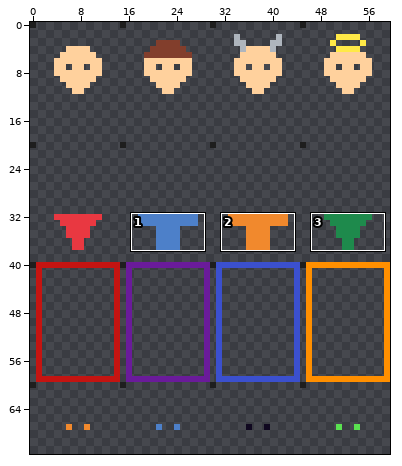
Sprite sheet, stored at static/img/Parts.png. Above: a wide view before the commit, with the close-up outlined.
Close-up. Old version:
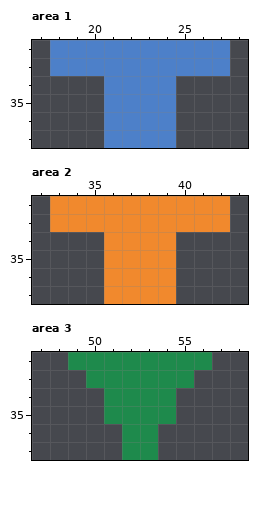
The file is 60x80 pixels. Shown: area 1: x 17..28, y 32..37; area 2: x 32..43, y 32..37; area 3: x 47..58, y 32..37. The wide view leaves out empty margins. The commit also changed other parts of the picture, which this record leaves out.
Now the later version:
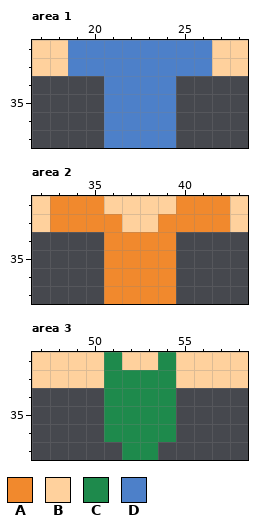
Palette (. is transparent): A #f1892d  B #ffd19d  C #1e8a4c  D #4d80c9
From old to new:
--- area 1
@@ x 17..28 @@
-32 .DDDDDDDDDD.
-33 .DDDDDDDDDD.
+32 BBDDDDDDDDBB
+33 BBDDDDDDDDBB
 34 ....DDDD....
--- area 2
@@ x 32..43 @@
-32 .AAAAAAAAAA.
-33 .AAAAAAAAAA.
+32 BAAABBBBAAAB
+33 BAAAABBAAAAB
 34 ....AAAA....
--- area 3
@@ x 47..58 @@
-32 ..CCCCCCCC..
-33 ...CCCCCC...
+32 BBBBCBBCBBBB
+33 BBBBCCCCBBBB
 34 ....CCCC....
 35 ....CCCC....
-36 .....CC.....
+36 ....CCCC....
 37 .....CC.....
Boxes around the changes in both close-ups, in picture pixels (x1, y1, x2, y2):
changed: (32, 40, 68, 76)
changed: (212, 40, 248, 76)
changed: (32, 196, 248, 232)
changed: (32, 352, 248, 442)
